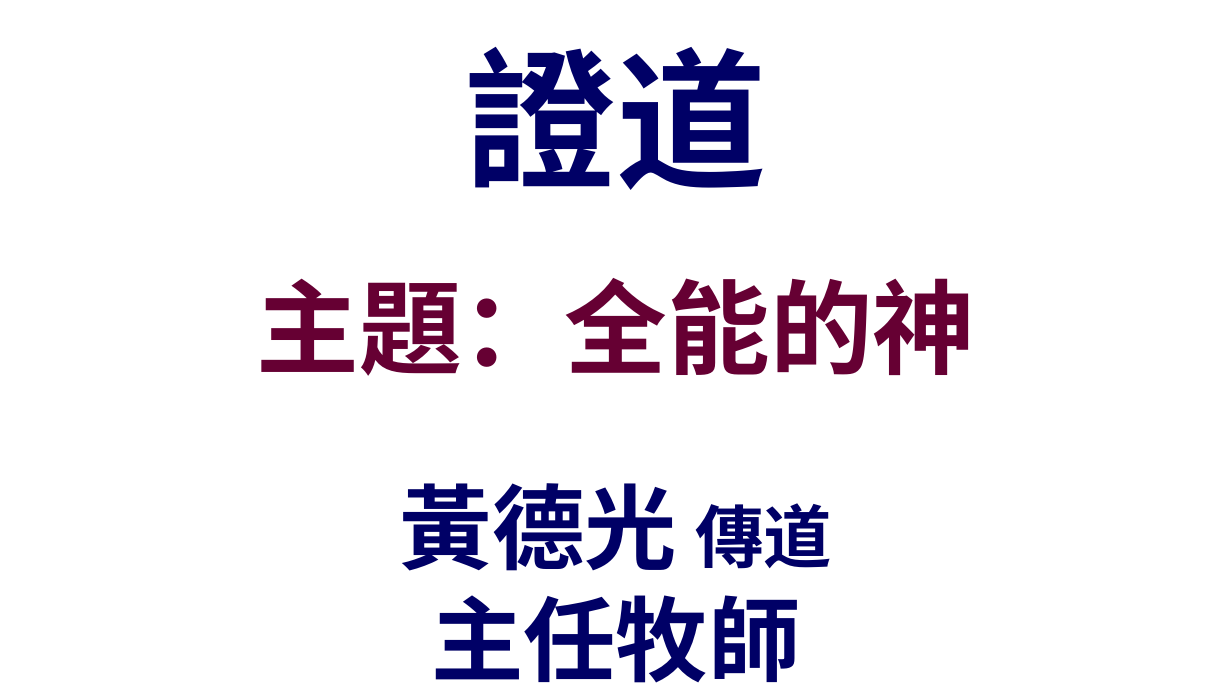
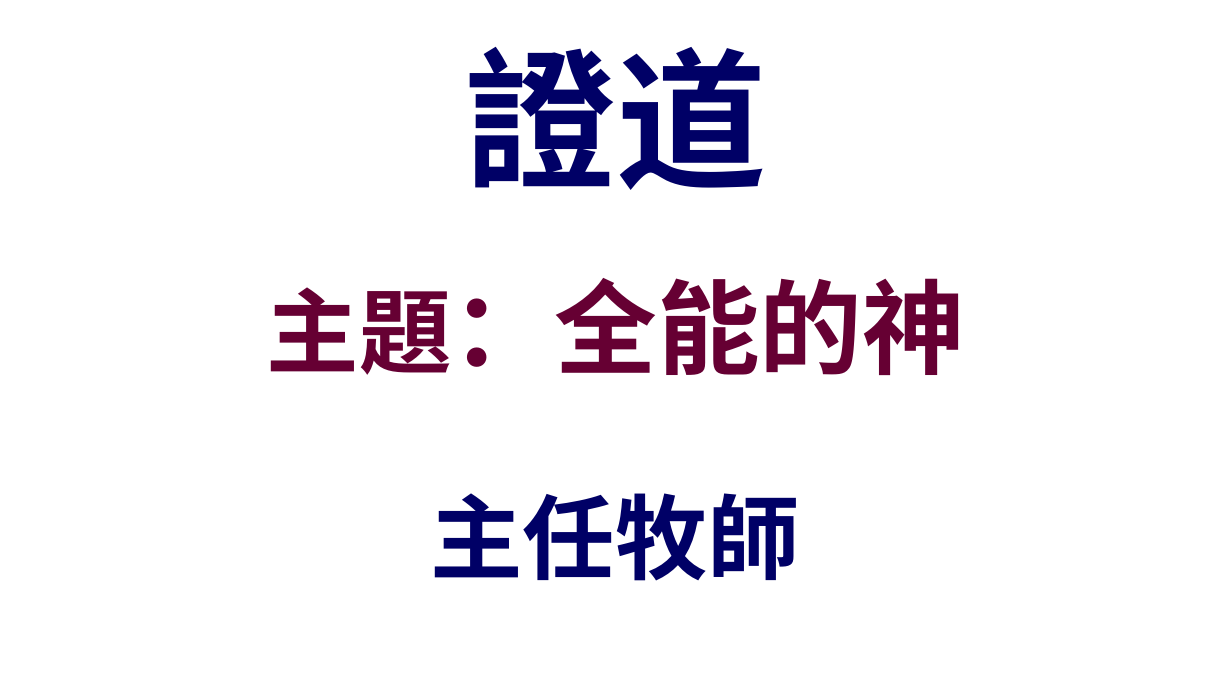
Before and after one commit to batisuoc/other-ppts, a slide deck: slide 18 of 崇拜流程_聖餐禮version.pptx. Drawn at 1232x693 pixels with LibreOffice and Linux fonts; fonts in the diff are those of the drawing; background and template pictures are left out. Boxes give left, top, right and bottom in pixels: in the first picture for what was removed or moved away, otherwise in the second. Text is boxed around its words. In the diff, an @@ line names an element or a change of style, - is before the commit and + after.

```diff
--- a/崇拜流程_聖餐禮version.pptx
+++ b/崇拜流程_聖餐禮version.pptx
@@ text "主題：全能的神" at [267, 278, 965, 375]: size 60 to 54 pt in "主題：全能的神" @@
@@ text "主任牧師": place and size @@
-text "主任牧師" at [431, 595, 801, 683]
+text "主任牧師" at [431, 493, 801, 581]
@@ text removed at [400, 483, 832, 571] @@
-黃德光 傳道
```
Also in this commit, not shown: 17 slides added.
